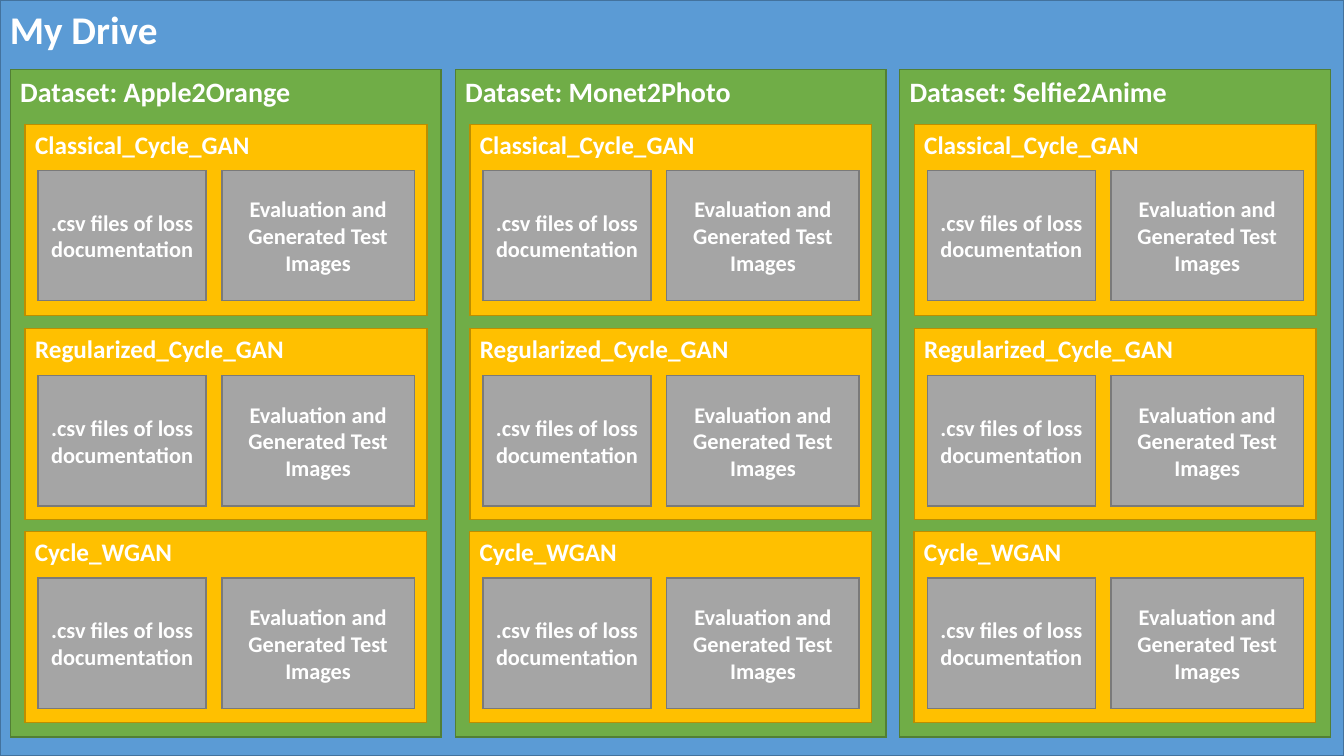
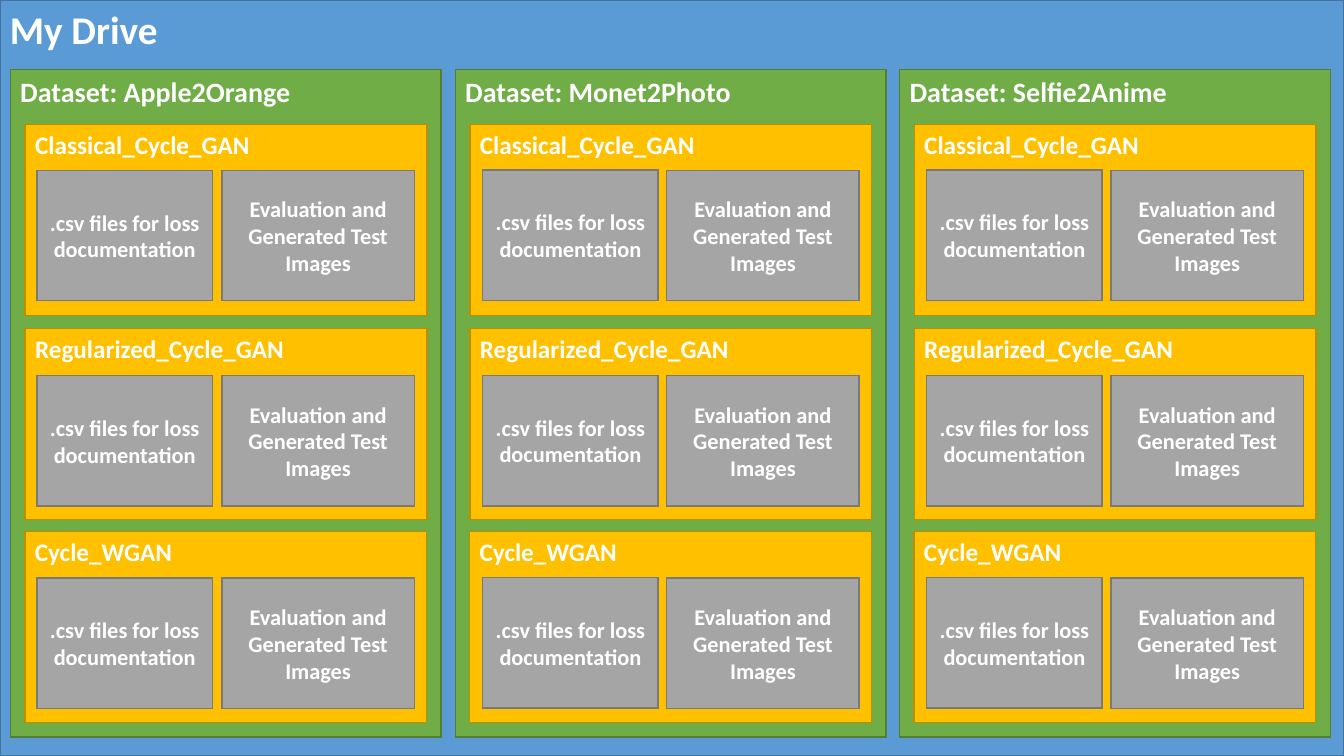
Before and after one commit to fabian9697/IANN_group30, a slide deck: slide 2 of Final_Project/Material_for_Documentation/File_Structure_Figures.pptx. Drawn at 1344x756 pixels with LibreOffice and Linux fonts; fonts in the diff are those of the drawing. Boxes give left, top, right and bottom in pixels: in the first picture for what was removed or moved away, otherwise in the second. Text is boxed around its words. In the diff, an @@ line names an element or a change of style, - is before the commit and + after.

```diff
--- a/Final_Project/Material_for_Documentation/File_Structure_Figures.pptx
+++ b/Final_Project/Material_for_Documentation/File_Structure_Figures.pptx
@@ rectangle ".csv files for loss documentation": place and size @@
-rectangle ".csv files for loss documentation" at bbox=[38, 170, 207, 301]
+rectangle ".csv files for loss documentation" at bbox=[37, 170, 213, 301]
@@ rectangle ".csv files for loss documentation": place and size @@
-rectangle ".csv files for loss documentation" at bbox=[483, 170, 651, 301]
+rectangle ".csv files for loss documentation" at bbox=[483, 170, 658, 301]
@@ rectangle ".csv files for loss documentation": place and size @@
-rectangle ".csv files for loss documentation" at bbox=[928, 170, 1096, 301]
+rectangle ".csv files for loss documentation" at bbox=[927, 170, 1102, 301]
@@ text in rectangle at bbox=[50, 215, 199, 257]: text changed @@
-.csv files of loss documentation
+.csv files for loss documentation
@@ text in rectangle at bbox=[496, 214, 645, 257]: text changed @@
-.csv files of loss documentation
+.csv files for loss documentation
@@ text in rectangle at bbox=[940, 214, 1089, 257]: text changed @@
-.csv files of loss documentation
+.csv files for loss documentation
@@ rectangle ".csv files for loss documentation": place and size @@
-rectangle ".csv files for loss documentation" at bbox=[38, 376, 207, 507]
+rectangle ".csv files for loss documentation" at bbox=[37, 376, 213, 507]
@@ rectangle ".csv files for loss documentation": place and size @@
-rectangle ".csv files for loss documentation" at bbox=[483, 376, 651, 507]
+rectangle ".csv files for loss documentation" at bbox=[483, 375, 658, 506]
@@ rectangle ".csv files for loss documentation": place and size @@
-rectangle ".csv files for loss documentation" at bbox=[928, 376, 1096, 507]
+rectangle ".csv files for loss documentation" at bbox=[927, 375, 1102, 506]
@@ text in rectangle at bbox=[50, 420, 199, 463]: text changed @@
-.csv files of loss documentation
+.csv files for loss documentation
@@ text in rectangle at bbox=[496, 420, 645, 462]: text changed @@
-.csv files of loss documentation
+.csv files for loss documentation
@@ text in rectangle at bbox=[940, 420, 1089, 462]: text changed @@
-.csv files of loss documentation
+.csv files for loss documentation
@@ rectangle ".csv files for loss documentation": place and size @@
-rectangle ".csv files for loss documentation" at bbox=[38, 578, 207, 709]
+rectangle ".csv files for loss documentation" at bbox=[37, 578, 213, 709]
@@ rectangle ".csv files for loss documentation": place and size @@
-rectangle ".csv files for loss documentation" at bbox=[483, 578, 651, 709]
+rectangle ".csv files for loss documentation" at bbox=[483, 578, 658, 709]
@@ rectangle ".csv files for loss documentation": place and size @@
-rectangle ".csv files for loss documentation" at bbox=[928, 578, 1096, 709]
+rectangle ".csv files for loss documentation" at bbox=[927, 578, 1102, 709]
@@ text in rectangle at bbox=[50, 622, 199, 665]: text changed @@
-.csv files of loss documentation
+.csv files for loss documentation
@@ text in rectangle at bbox=[496, 622, 645, 665]: text changed @@
-.csv files of loss documentation
+.csv files for loss documentation
@@ text in rectangle at bbox=[940, 622, 1089, 665]: text changed @@
-.csv files of loss documentation
+.csv files for loss documentation
```
Also in this commit, not shown: 2 other files.
